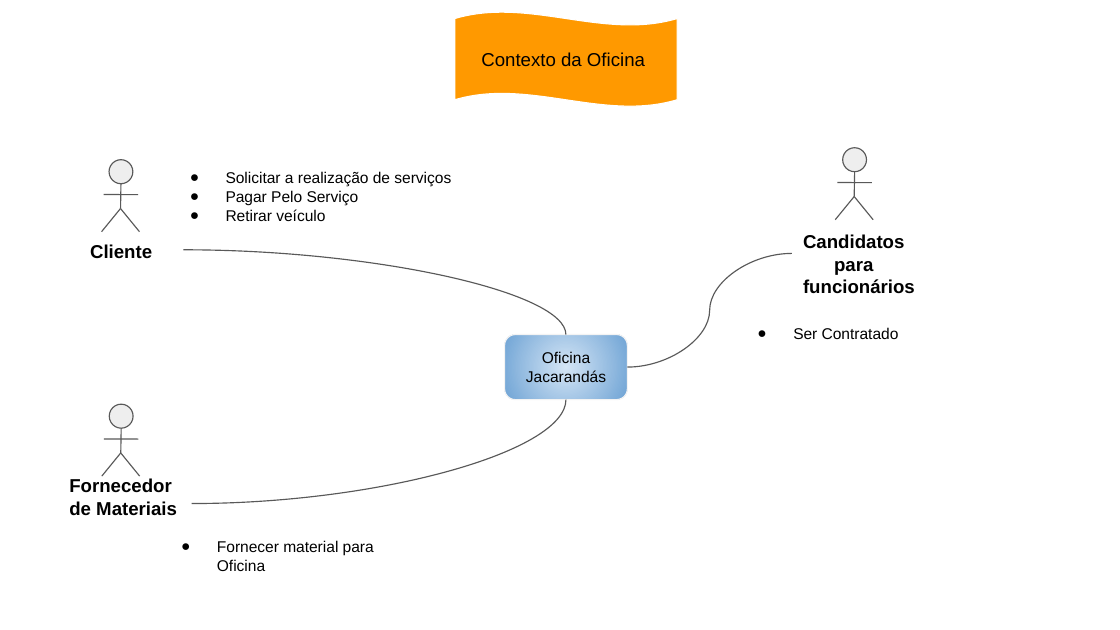
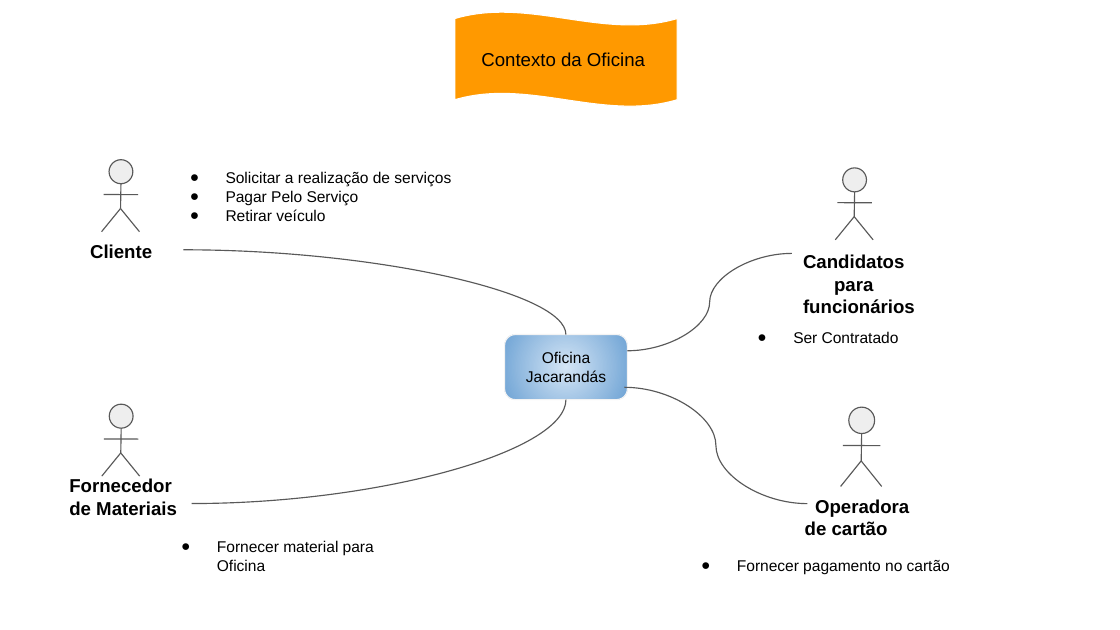
Before and after one commit to victorkok/OPE-Oficina-Mecanica, a slide deck: slide 1 of Artefatos/15.Arquitetura de Negócio para cada Cenário Oficina Jacarandás.pptx. Drawn at 1120x630 pixels with LibreOffice and Linux fonts; fonts in the diff are those of the drawing. Boxes give left, top, right and bottom in pixels: in the first picture for what was removed or moved away, otherwise in the second. Text is boxed around its words. In the diff, an @@ line names an element or a change of style, - is before the commit and + after.

```diff
--- a/Artefatos/15.Arquitetura de Negócio para cada Cenário Oficina Jacarandás.pptx
+++ b/Artefatos/15.Arquitetura de Negócio para cada Cenário Oficina Jacarandás.pptx
@@ 4 lines, 1 text, 1 ellipse moved together from (x1=803, y1=148, x2=915, y2=294) to (x1=803, y1=168, x2=915, y2=314) @@
@@ curved line moved from (792, 253) - (627, 367) to (792, 253) - (627, 351) @@
@@ text "Ser Contratado" moved from (x1=793, y1=327, x2=899, y2=339) to (x1=793, y1=331, x2=899, y2=343) @@
@@ curved line added from (808, 504) to (625, 388), #595959 0.75 pt @@
@@ group added at (x1=805, y1=408, x2=909, y2=536): 4 lines, 1 ellipse, 1 text @@
+Operadora de cartão
@@ text added at (x1=737, y1=560, x2=950, y2=574), 10 pt, text #000000 @@
+● Fornecer pagamento no cartão
```
Also in this commit, not shown: 2 other slides changed, 1 slide added, 5 other files.
